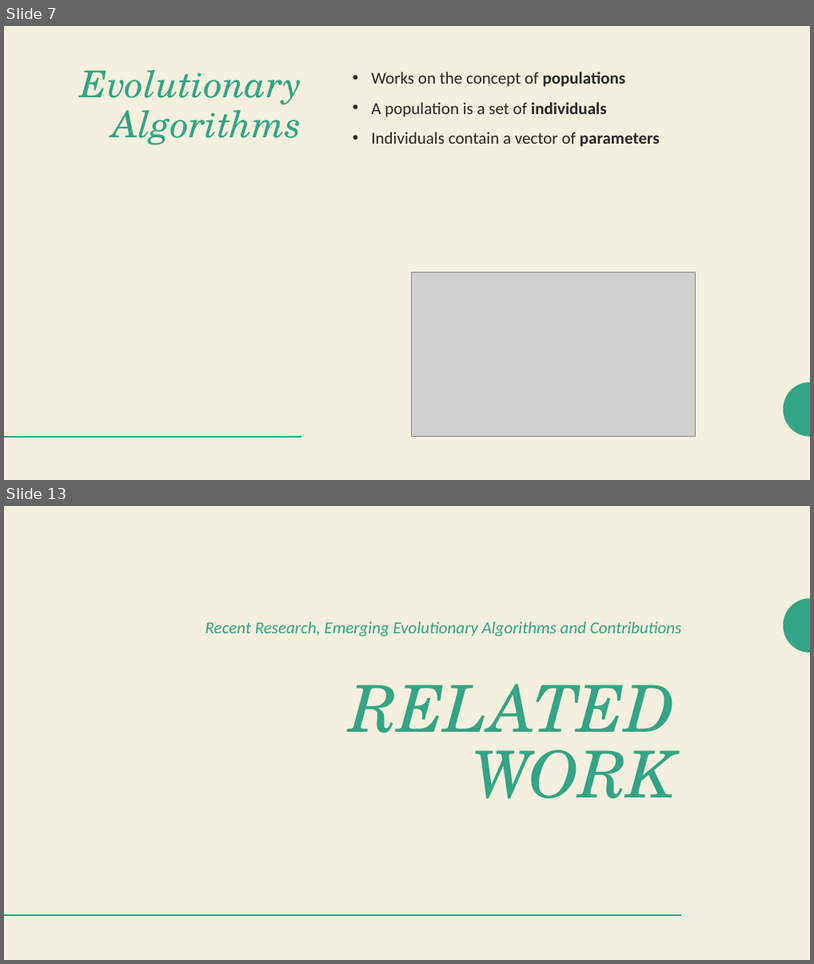
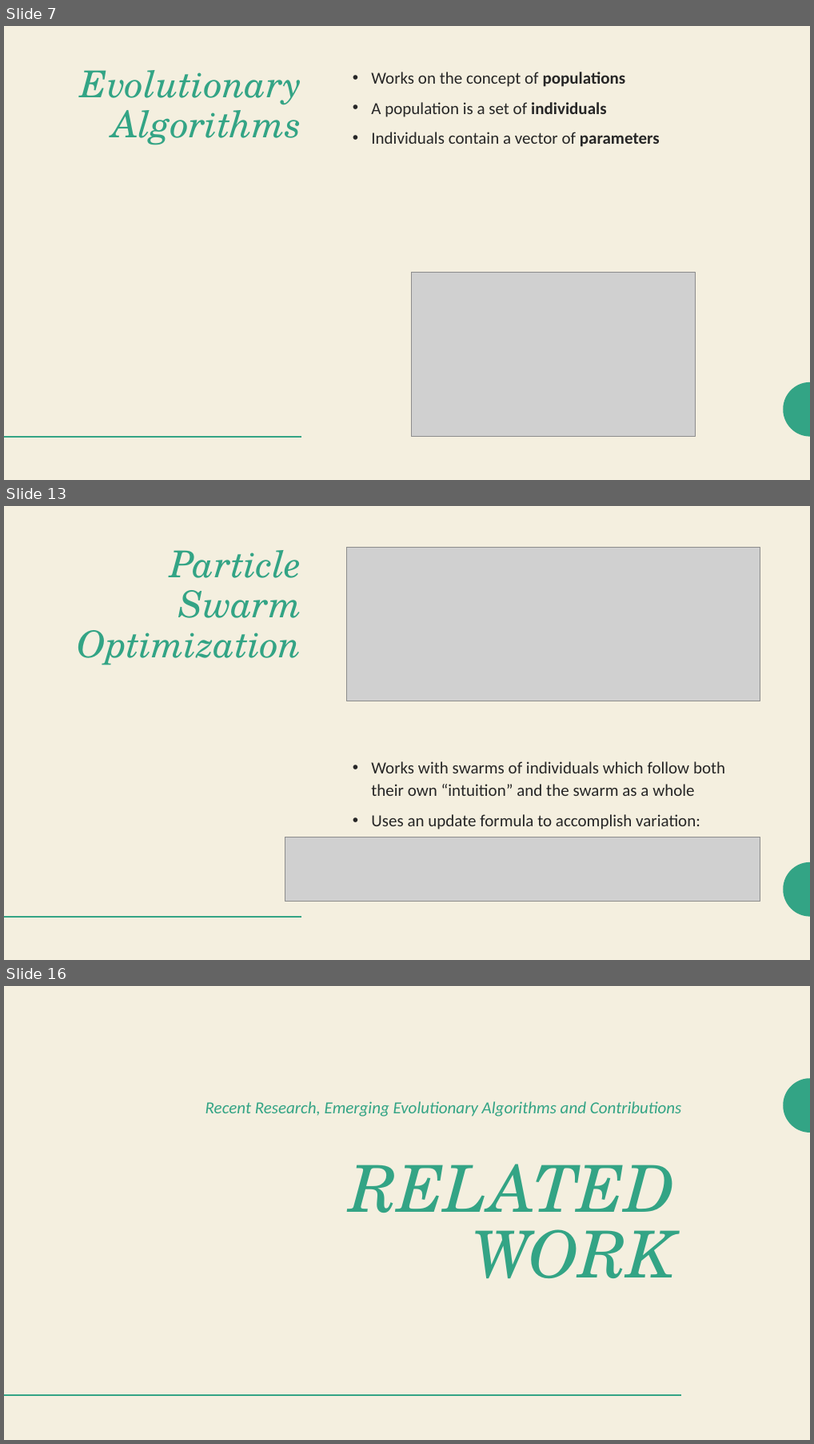
Before and after one commit to lesliedahlberg/Thesis-Evolutionary-Computation-And-Machine-Learning, a slide deck: Presentation/Status and Planning.pptx. Shown one above the other, each under a label of ours: slides 7 and 13 before the commit, slides 7, 13 and 16 after it; the slides between them are not shown. The pictures are 814x964 and 814x1444 pixels, drawn with LibreOffice and Linux fonts; fonts in the diff are those of the drawing; grey boxes stand for pictures. Boxes give left, top, right and bottom in pixels: in the first picture for what was removed or moved away, otherwise in the second. Text is boxed around its words. In the diff, an @@ line names an element or a change of style, - is before the commit and + after.

```diff
--- a/Presentation/Status and Planning.pptx
+++ b/Presentation/Status and Planning.pptx
@@ slide 13 added at [4,506,810,960], background #F4EFDF; not listed: 2 template elements that a slide beside it also shows @@
@@ title added at [78,550,302,665], 44 pt, text #33A485, italic @@
+Particle Swarm Optimization
@@ picture added at [347,547,760,700] @@
@@ text added at [371,761,726,829], 20 pt, text #262626 @@
+• Works with swarms of individuals which follow both their own “intuition” and the swarm as a whole
+• Uses an update formula to accomplish variation:
@@ picture added at [285,837,760,900] @@
@@ what was slide 13 is now slide 16 @@
```
Also in this commit, not shown: 11 slides changed, 2 other slides added, 18 other files.
